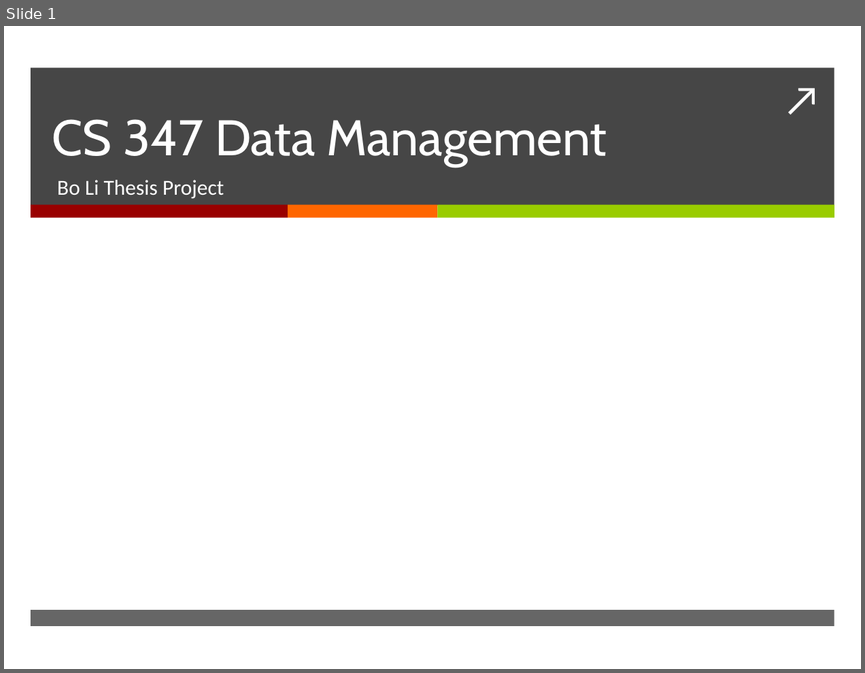
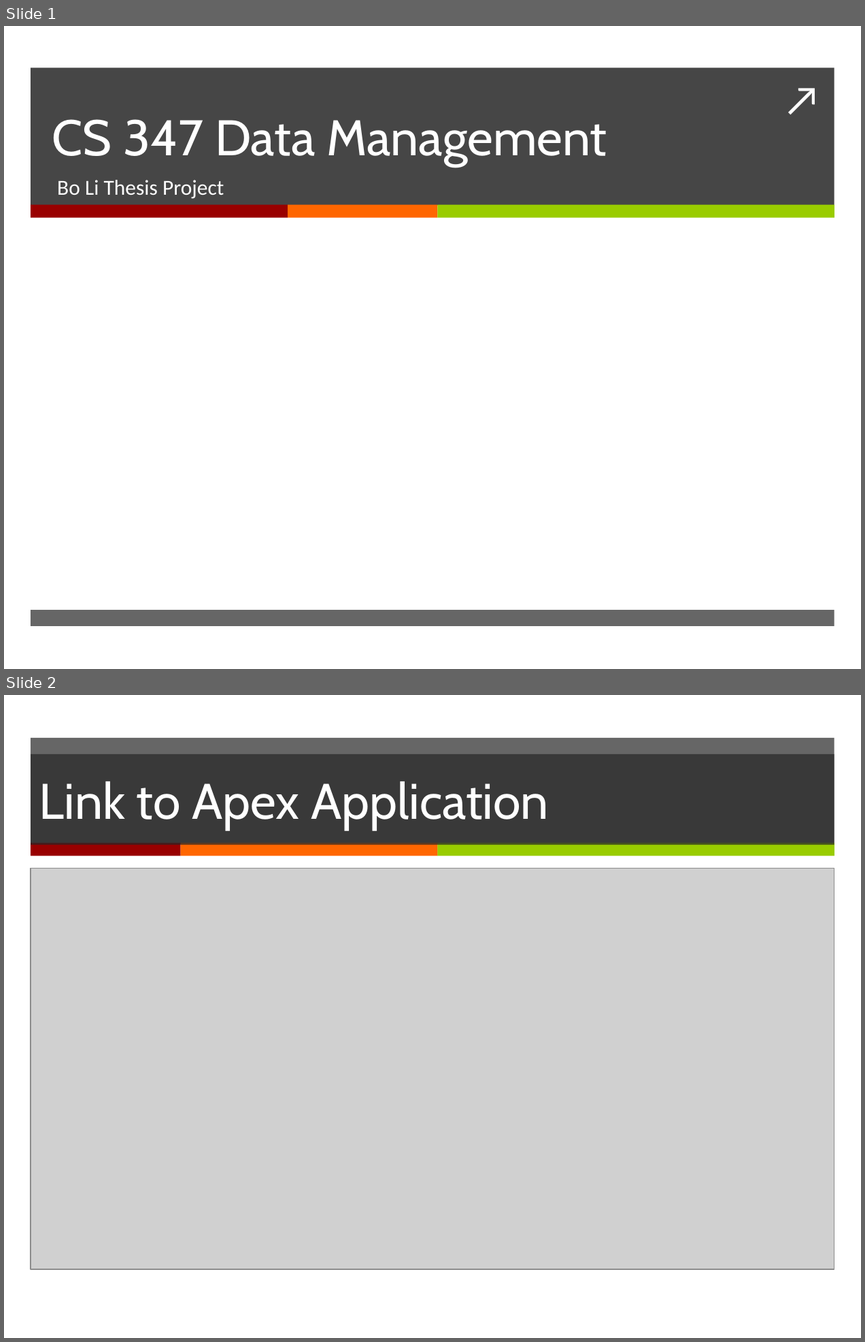
Before and after one commit to otisbrower/CS347, a slide deck: ProjectPresentation.pptx. Shown one above the other, each under a label of ours: slide 1 before the commit, slides 1 and 2 after it. The pictures are 865x673 and 865x1342 pixels, drawn with LibreOffice and Linux fonts; fonts in the diff are those of the drawing; grey boxes stand for pictures. Boxes give left, top, right and bottom in pixels: in the first picture for what was removed or moved away, otherwise in the second. Text is boxed around its words. In the diff, an @@ line names an element or a change of style, - is before the commit and + after.

```diff
--- a/ProjectPresentation.pptx
+++ b/ProjectPresentation.pptx
@@ slide 2 added at (4,695,861,1338), background #FFFFFF @@
@@ rectangle added at (31,738,834,844), fill #262626 at 70% opacity @@
@@ title added at (31,754,834,845), fill #262626 at 70% opacity, 42 pt, text #FFFFFF @@
+Link to Apex Application
@@ rectangle added at (31,843,181,856), fill #990000 @@
@@ rectangle added at (181,843,438,856), fill #FF6600 @@
@@ rectangle added at (438,843,834,856), fill #99CC00 @@
@@ picture added at (31,868,834,1269) @@
```
Also in this commit, not shown: 2 slides changed, 3 other files.
